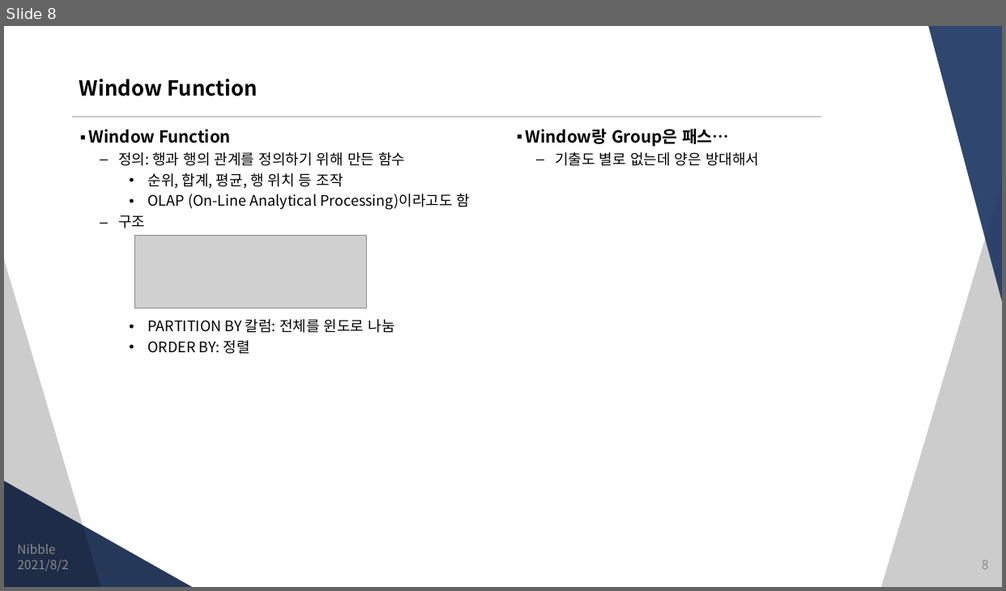
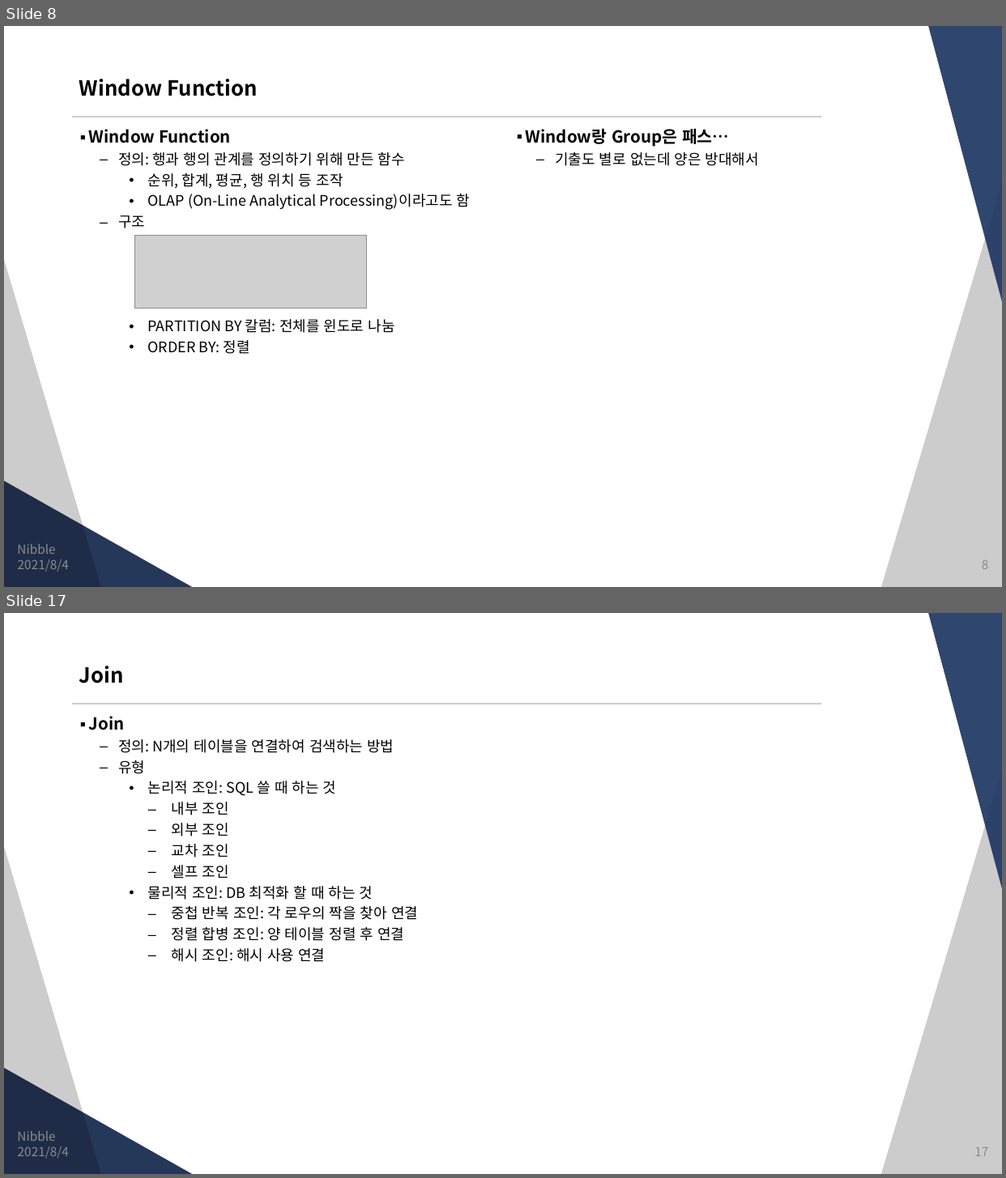
Before and after one commit to JungSangHyeon/2021-TIL, a slide deck: 정보처리기사/3. DB 구축.pptx. Shown one above the other, each under a label of ours: slide 8 before the commit, slides 8 and 17 after it; the slides between them are not shown. The pictures are 1006x591 and 1006x1178 pixels, drawn with LibreOffice and Linux fonts; fonts in the diff are those of the drawing; grey boxes stand for pictures. Boxes give left, top, right and bottom in pixels: in the first picture for what was removed or moved away, otherwise in the second. Text is boxed around its words. In the diff, an @@ line names an element or a change of style, - is before the commit and + after.

```diff
--- a/정보처리기사/3. DB 구축.pptx
+++ b/정보처리기사/3. DB 구축.pptx
@@ slide 17 added at <box>4,613,1002,1174</box>, background #FFFFFF; not listed: 5 template elements that a slide beside it also shows @@
@@ title added at <box>79,666,124,683</box>, 20 pt, text #000000, bold @@
+Join
@@ text added at <box>89,716,418,962</box>, 14 pt, text #000000 @@
+▪ Join
+  – 정의: N개의 테이블을 연결하여 검색하는 방법
+  – 유형
+    • 논리적 조인: SQL 쓸 때 하는 것
+      – 내부 조인
+      – 외부 조인
+      – 교차 조인
+      – 셀프 조인
+    • 물리적 조인: DB 최적화 할 때 하는 것
+      – 중첩 반복 조인: 각 로우의 짝을 찾아 연결
+      – 정렬 합병 조인: 양 테이블 정렬 후 연결
+      – 해시 조인: 해시 사용 연결
@@ text added at <box>17,1131,55,1141</box>, 12 pt, text #8C8C8C @@
+Nibble
@@ text added at <box>18,1147,69,1159</box>, 12 pt, text #8C8C8C @@
+2021/8/4
@@ page number added at <box>974,1148,988,1157</box>, 12 pt, text #8C8C8C @@
+17
@@ slide 8 changed as well @@
@@ text at <box>18,560,69,572</box>: text changed @@
-2021/8/2
+2021/8/4
```
Also in this commit, not shown: 6 other slides changed, 9 other slides added.
